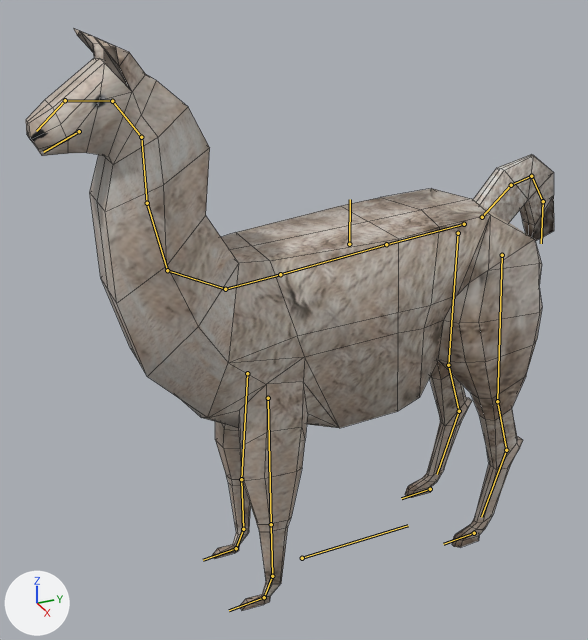
The Blender file temporal/archivos originales/blender/llama_new.blend as it was, and as the next commit left it.
Before and after are seen from a 50 mm camera at (4.74, -2.69, 4.51) aimed at (-0.09, -0.52, 2.09). The axes (+X, +Y, +Z) are drawn at lower left. The lights are the same throughout. The bones that bend it are drawn over the model as lines. Mesh edges are drawn as thin lines.
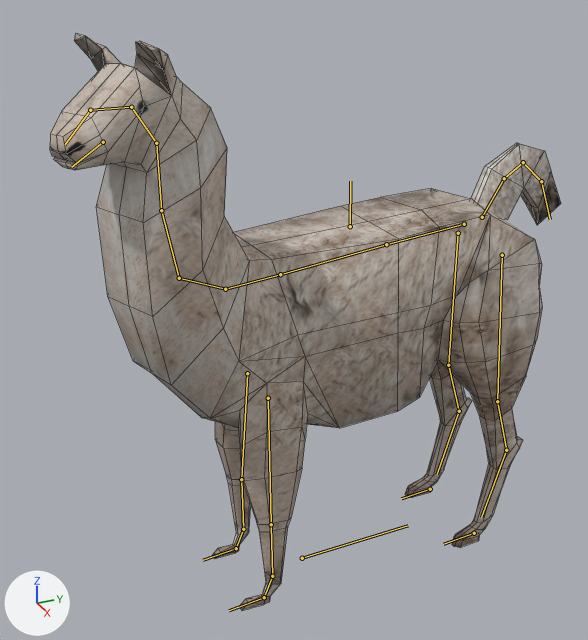
The newer file adds an action. The first version stands in its rest pose; the second is drawn at frame 15 of the action 'Action.001'.

Pixel boxes (x1, y1, x2, y2) of what changed, in the pictures (588 x 640 px):
'Cube.000', posed: before (26, 29, 554, 610); after (50, 33, 561, 610)
bone 'Spine4', root to tip: before (225, 289) to (167, 270); after (225, 289) to (179, 278)
bone 'Tail1', root to tip: before (482, 217) to (511, 185); after (482, 217) to (504, 178)

Edits to the bpy script that builds the scene:
```text
Change bone_spine4:
    where bone_spine4 = bpy.data.objects['Llama'].pose.bones['Spine4']  # child of 'Spine3'
    bone_spine4.rotation_quaternion: (1.0, 0.0, 0.0, 0.0) -> (0.98, 0.0, 0.088, 0.177)  # degrees (0, 0, 0) -> degrees (2, 10, 21)
Change bone_tail1:
    where bone_tail1 = bpy.data.objects['Llama'].pose.bones['Tail1']
    bone_tail1.rotation_quaternion: (1.0, 0.0, 0.0, 0.0) -> (0.989, -0.149, 0.0, 0.0)  # degrees (0, 0, 0) -> degrees (-17, 0, 0)
```
